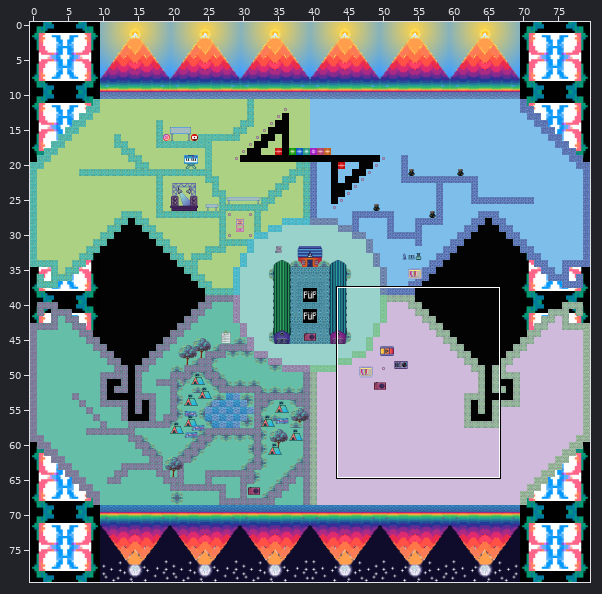
Level history. Tiled map: WA_2022.tmx. Above: a wide view before the commit, with the close-up outlined.
Close-up. Before:
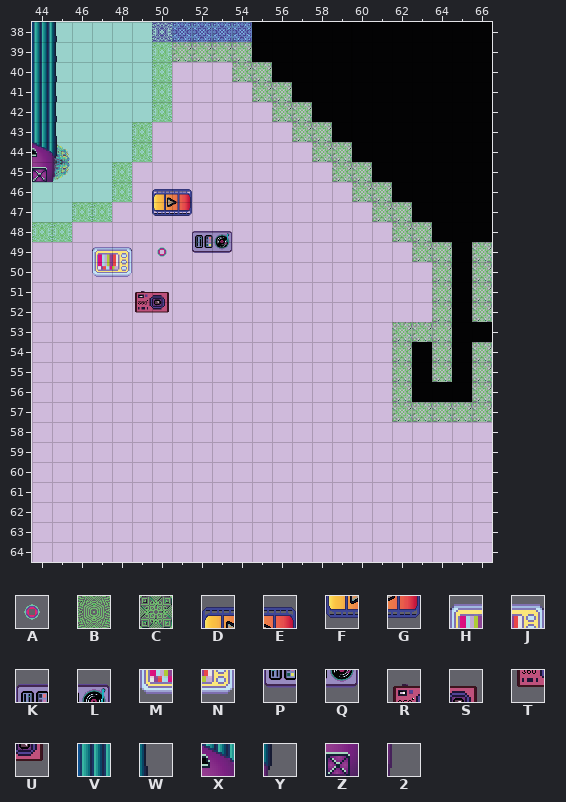
Cells are 32x32 px. Shown: x 44..66, y 38..64. The commit also changed other parts of the map, which this record leaves out.
Key: from "Tilset_achtung": A 0; from "Tilset_grounds": B 25, C 39; from "Tilset_objects": D 6, E 7, F 22, G 23, H 38, J 39, K 40, L 41, M 54, N 55, P 56, Q 57, R 70, S 71, T 86, U 87, V 118, W 119, X 134, Y 135, Z 150, 2 151.
_ is an empty cell.
Layers that did not change in this view are not listed.
Layer "Mustern" before, first column x 44:
40 ______B___CC___________
41 ______B____CC__________
42 ______B_____CC_________
43 _____B_______CC________
44 _____B________CC_______
45 ____B__________CC______
46 ____B_DE________CC_____
47 __BB__FG_________CC____
48 BB________________CC___
49 ___HJ______________CC_C
50 ___MN_______________C_C
51 _____RS_____________C_C
52 _____TU_____________C_C
53 __________________CCC__
54 __________________C_C_C
55 __________________C_C_C
56 __________________C___C
57 __________________CCCCC
58 _______________________
59 _______________________
60 _______________________
61 _______________________
62 _______________________
63 _______________________
64 _______________________
Layer "Objekte" before, first column x 44:
41 VW____________________
42 VW____________________
43 VW____________________
44 XY____________________
45 Z2____________________
46 ______________________
47 ______________________
48 ________KL____________
49 ______A_PQ____________
50 ______________________
51 ______________________
52 ______________________
53 ______________________
54 ______________________
55 ______________________
56 ______________________
57 ______________________
The result:
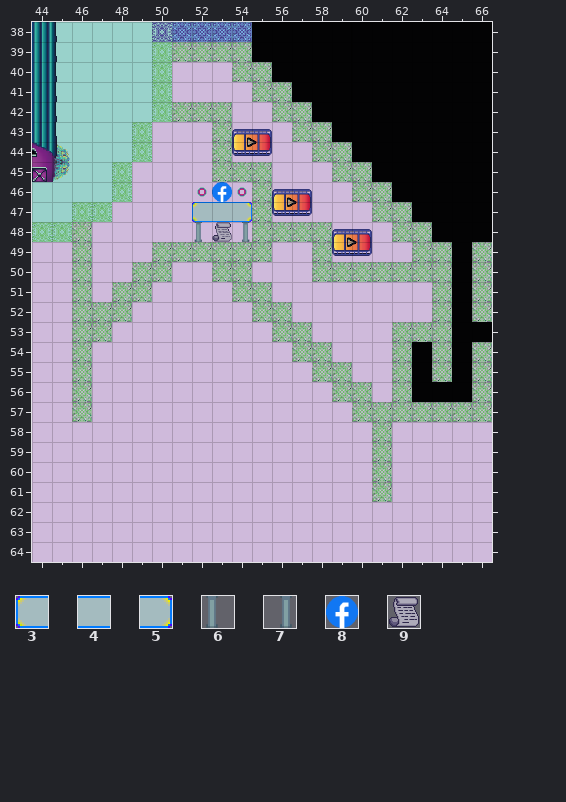
Further tiles: from "Tilset_SM+signs": 3 0, 4 1, 5 2, 6 10, 7 12, 8 19; from "Tilset_objects": 9 85.
The exact change:
Layer "Mustern":
y 42: x 51..53 ___ -> CCC
y 43..44: x 53 _ -> C
y 45: x 53..55 ___ -> CCC
y 46: x 50..51 DE -> __; x 55 _ -> C
y 47: x 50..51 FG -> __; x 55 _ -> C
y 48: x 46 _ -> C; x 55..58 ____ -> CCCC
y 49: x 46..48 _HJ -> C__; x 50..55 ______ -> CCCCCC; x 58 _ -> C
y 50: x 46..50 _MN__ -> C__CC; x 53..54 __ -> CC; x 58..63 ______ -> CCCCCC
y 51: x 46 _ -> C; x 48..50 _RS -> CC_; x 54..55 __ -> CC
y 52: x 46..50 ___TU -> CCC__; x 55..56 __ -> CC
y 53: x 46..47 __ -> CC; x 56..57 __ -> CC
y 54: x 46 _ -> C; x 57..58 __ -> CC
y 55: x 46 _ -> C; x 58..59 __ -> CC
y 56: x 46 _ -> C; x 59..60 __ -> CC
y 57: x 46 _ -> C; x 60..61 __ -> CC
y 58..61: x 61 _ -> C
Layer "Objekte_hinter":
y 46: x 52 _ -> A; x 54 _ -> A
y 47: x 52..54 ___ -> 345
y 48: x 52 _ -> 6; x 54 _ -> 7
Layer "Objekte":
y 43: x 54..55 __ -> DE
y 44: x 54..55 __ -> FG
y 46: x 53 _ -> 8; x 56..57 __ -> DE
y 47: x 56..57 __ -> FG
y 48: x 52..53 KL -> _9; x 59..60 __ -> DE
y 49: x 50 A -> _; x 52..53 PQ -> __; x 59..60 __ -> FG
Where, in picture pixels (left, top, right, bottom), the same in both close-ups:
changed: (72, 102, 432, 502)
